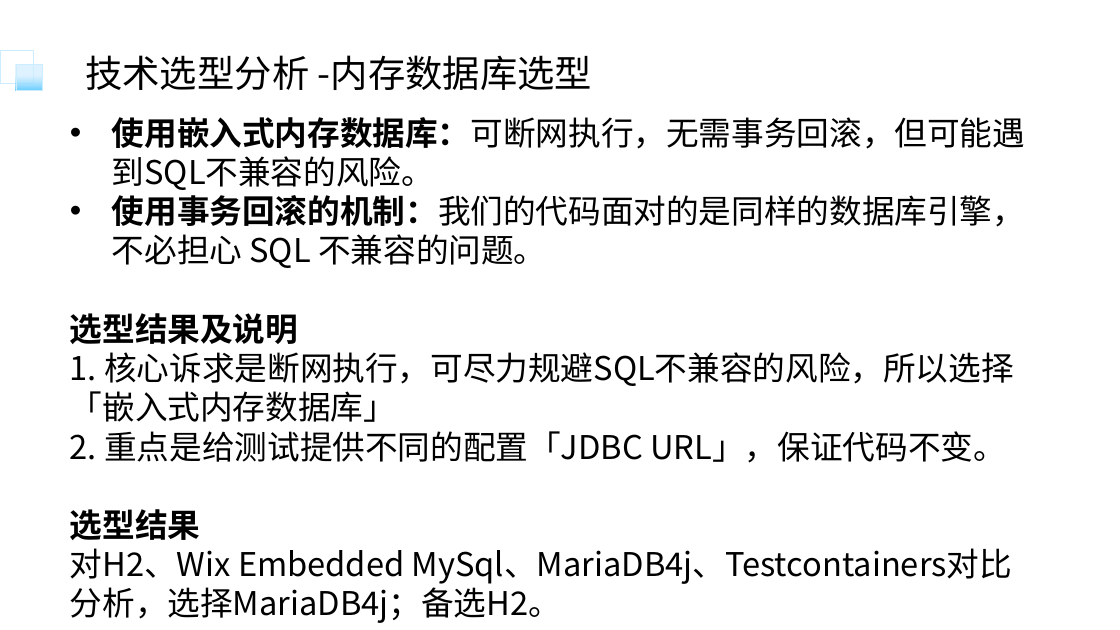
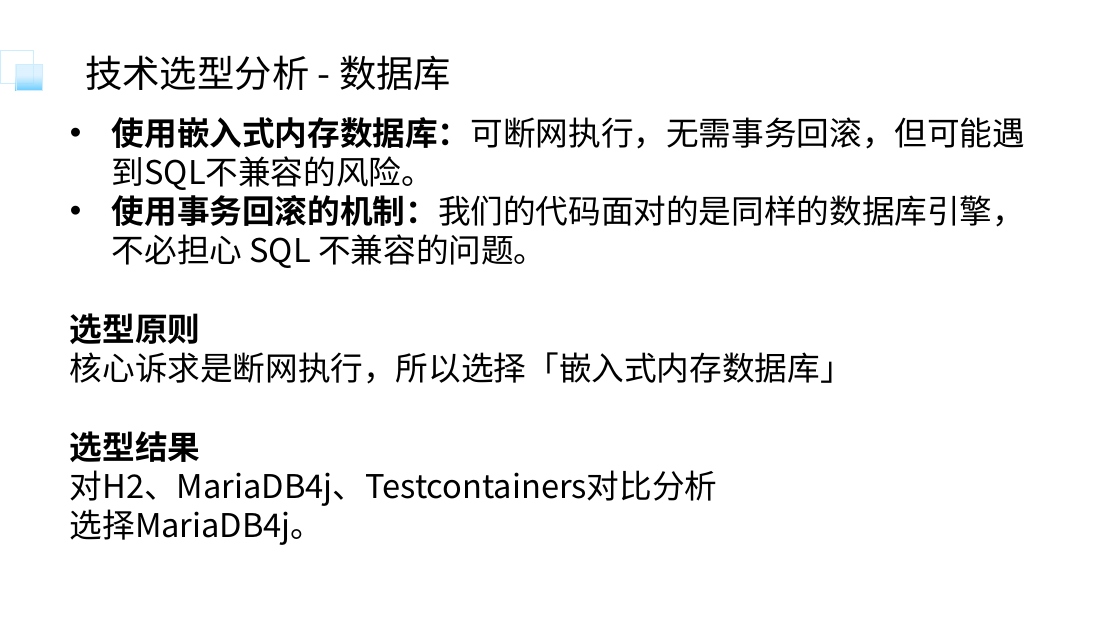
Before and after one commit to bitkylin/featureLab, a slide deck: slide 9 of learning/流程引擎断网环境下集成测试的实践/分享/流程引擎断网环境下集成测试的实践.pptx (slide 13 before the commit). Drawn at 1120x630 pixels with LibreOffice and Linux fonts; fonts in the diff are those of the drawing. Boxes give left, top, right and bottom in pixels: in the first picture for what was removed or moved away, otherwise in the second. Text is boxed around its words. In the diff, an @@ line names an element or a change of style, - is before the commit and + after.

```diff
--- a/learning/流程引擎断网环境下集成测试的实践/分享/流程引擎断网环境下集成测试的实践.pptx
+++ b/learning/流程引擎断网环境下集成测试的实践/分享/流程引擎断网环境下集成测试的实践.pptx
@@ title at (x1=85, y1=55, x2=451, y2=90): text changed @@
-技术选型分析 -内存数据库选型
+技术选型分析 - 数据库
@@ text at (x1=70, y1=313, x2=853, y2=384): text changed @@
-选型结果及说明
-1. 核心诉求是断网执行，可尽力规避SQL不兼容的风险，所以选择「嵌入式内存数据库」
-2. 重点是给测试提供不同的配置「JDBC URL」，保证代码不变。
+选型原则
+核心诉求是断网执行，所以选择「嵌入式内存数据库」
@@ text at (x1=70, y1=470, x2=718, y2=545): text changed @@
-对H2、Wix Embedded MySql、MariaDB4j、Testcontainers对比分析，选择MariaDB4j；备选H2。
+对H2、MariaDB4j、Testcontainers对比分析
+选择MariaDB4j。
```
Also in this commit, not shown: 8 other slides changed, 2 slides added, 3 slides removed, 5 other files.
